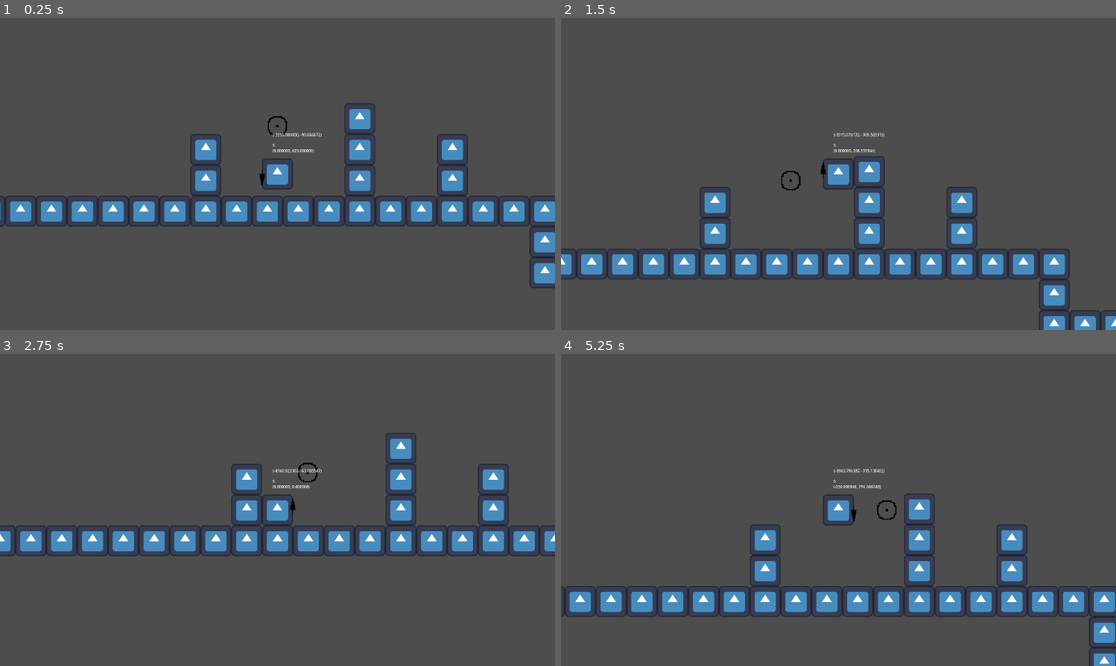
Above: before the commit, frames 1-4 (two rows, left to right).
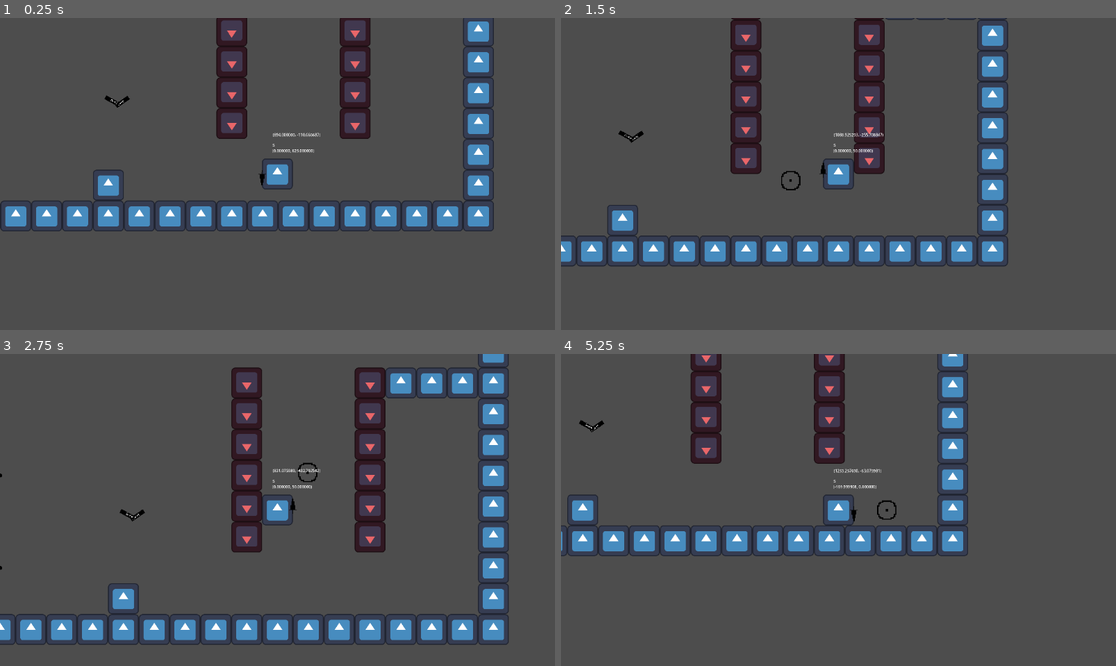
Above: after the commit, the same moments.

Repository: CWmain/ParryPlatformer
Game: Godot game, scene res://levels/test_level.tscn
Same seed, same stepped clock (60 frames per second), same inputs: the game is played once before the commit and once after it. The engine's default icon, where the game draws it, is replaced by a stand-in: a white triangle on a blue panel in a dark square.
Inputs (mouse positions are in pixels of both pictures, inside the frame that each line leads up to):
- Up to frame 1 (0.25 s): no input
- Up to frame 2 (1.5 s): move the mouse to (960, 158) at 0.52 s; hold Right (right) from 0.53 s (still down); click (960, 158) at 0.6 s; tap W (jump) at 0.77 s; move the mouse to (727, 189) at 1.27 s; right-click (727, 189) at 1.35 s
- Up to frame 3 (2.75 s): tap W (jump) at 1.52 s; move the mouse to (333, 441) at 2.02 s; release Right (right) at 2.03 s; hold A (left) from 2.03 s (still down); click (333, 441) at 2.1 s
- Up to frame 4 (5.25 s): move the mouse to (810, 572) at 2.77 s; release A (left) at 2.78 s; hold Right (right) 2.78-4.28 s; right-click (810, 572) at 2.85 s; tap W (jump) at 3.02, 3.77, 4.52 s; move the mouse to (1005, 556) at 3.52 s; click (1005, 556) at 3.6 s; move the mouse to (672, 463) at 4.27 s; hold A (left) 4.28-5.03 s; right-click (672, 463) at 4.35 s; move the mouse to (866, 510) at 5.02 s; hold Right (right) from 5.03 s (still down); click (866, 510) at 5.1 s

The runs differ from the first frame. In frame 1, 14% of the frame differs, in the area x 0-100%, y 0-87%; in frame 2, 16%; in frame 3, 20%, in the area x 0-100%, y 0-94%; in frame 4, 17%.

Commit message:
Made ledge slide better and reorganized movement logic for down held to allow for the accelartion of ledge

Diff:
--- a/levels/test_level.tscn
+++ b/levels/test_level.tscn
@@ -46,7 +46,7 @@
 layer_0/tile_data = PackedInt32Array(0, 0, 0, 1, 0, 0, 2, 0, 0, 3, 0, 0, 4, 0, 0, 65535, 0, 0, 65534, 0, 0, 65533, 0, 0 …(1774 unchanged characters)…
 
 [node name="CharacterBody2D" parent="." instance=ExtResource("1_180av")]
-position = Vector2(-3990, -174)
+position = Vector2(894, -194)
 
 [node name="MoveableBox" parent="." instance=ExtResource("4_a5wxg")]
 position = Vector2(-532, -423)
--- a/objects/player/ledge_detection.tscn
+++ b/objects/player/ledge_detection.tscn
@@ -6,7 +6,7 @@
 script = ExtResource("1_ntmll")
 
 [node name="AirDectection" type="RayCast2D" parent="."]
-position = Vector2(0, -32)
+position = Vector2(0, -64)
 rotation = -1.57079
 collision_mask = 128
 
--- a/scripts/player.gd
+++ b/scripts/player.gd
@@ -20,6 +20,10 @@
 # Jump Speed
 const JUMP_VELOCITY = -1200.0
 const WALL_JUMP_SPEED = 1000
+
+# On wall speed
+const WALL_DRAG_SPEED = 50
+const WALL_DRAG_SPEED_DOWN = 500
 
 @onready var grapple_hook = $GrappleHook
 @onready var sword = $Sword
@@ -46,9 +50,18 @@
 	if coyote_time.is_stopped():
 		velocity.y += gravity * delta
 
-	# On a wall add drag velocity
-	if wallJumpDirection != 0:
-		velocity.y = gravity * delta
+	# Handle hold down
+	if Input.is_action_pressed("down"):
+		_on_ledge = false
+		if wallJumpDirection != 0:
+			velocity.y += WALL_DRAG_SPEED_DOWN * delta
+
+		elif Input.is_action_just_pressed("down") and !is_on_floor():
+			velocity.y = -JUMP_VELOCITY
+
+	# On a wall add drag velocity if down is not held
+	elif wallJumpDirection != 0:
+		velocity.y = WALL_DRAG_SPEED
 
 	# On a ledge set velcoity.y to zero
 	if _on_ledge:
@@ -67,9 +80,8 @@
 		velocity.y = JUMP_VELOCITY
 		velocity.x = WALL_JUMP_SPEED * wallJumpDirection
 
-	# Handle hold down
-	if Input.is_action_just_pressed("down") and !is_on_floor():
-		velocity.y = -JUMP_VELOCITY*2
+
+
 
 	# Handle Grapple
 	if Input.is_action_pressed("grapple"):
